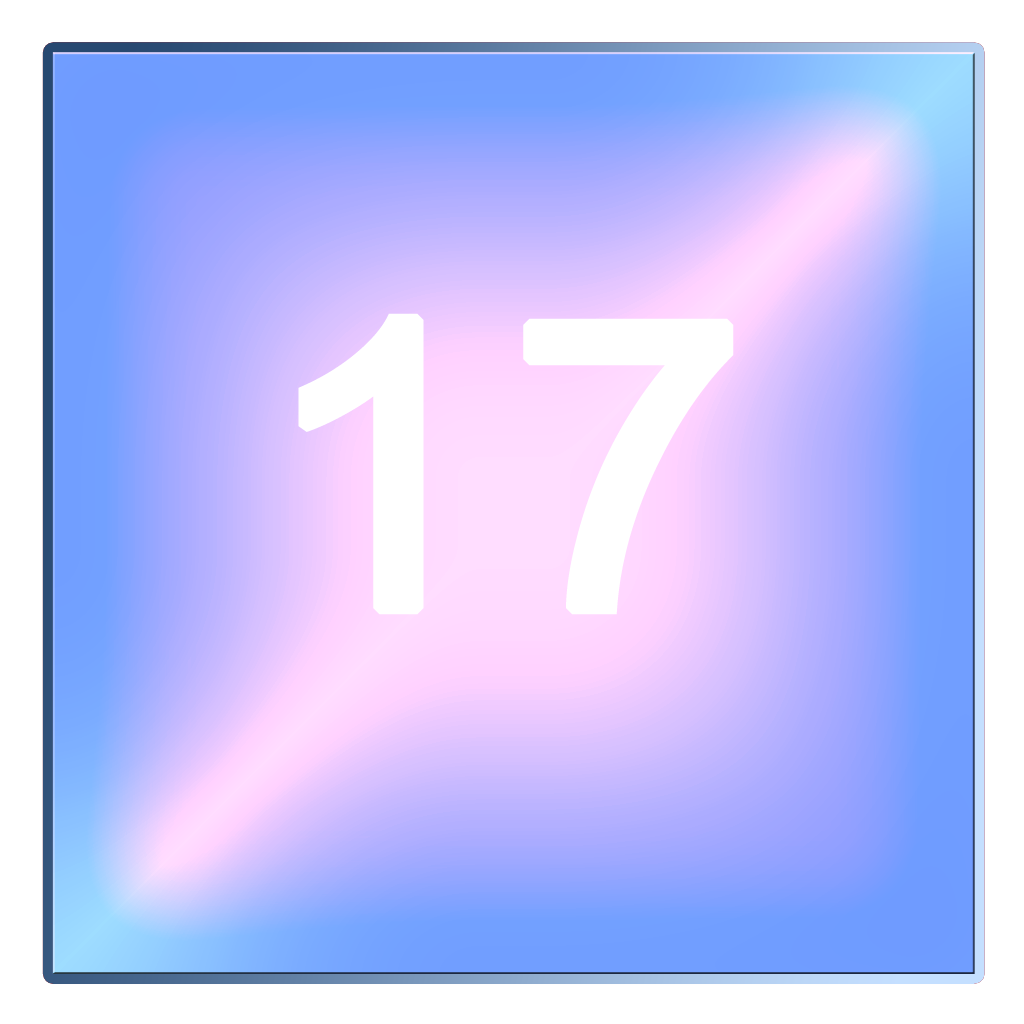
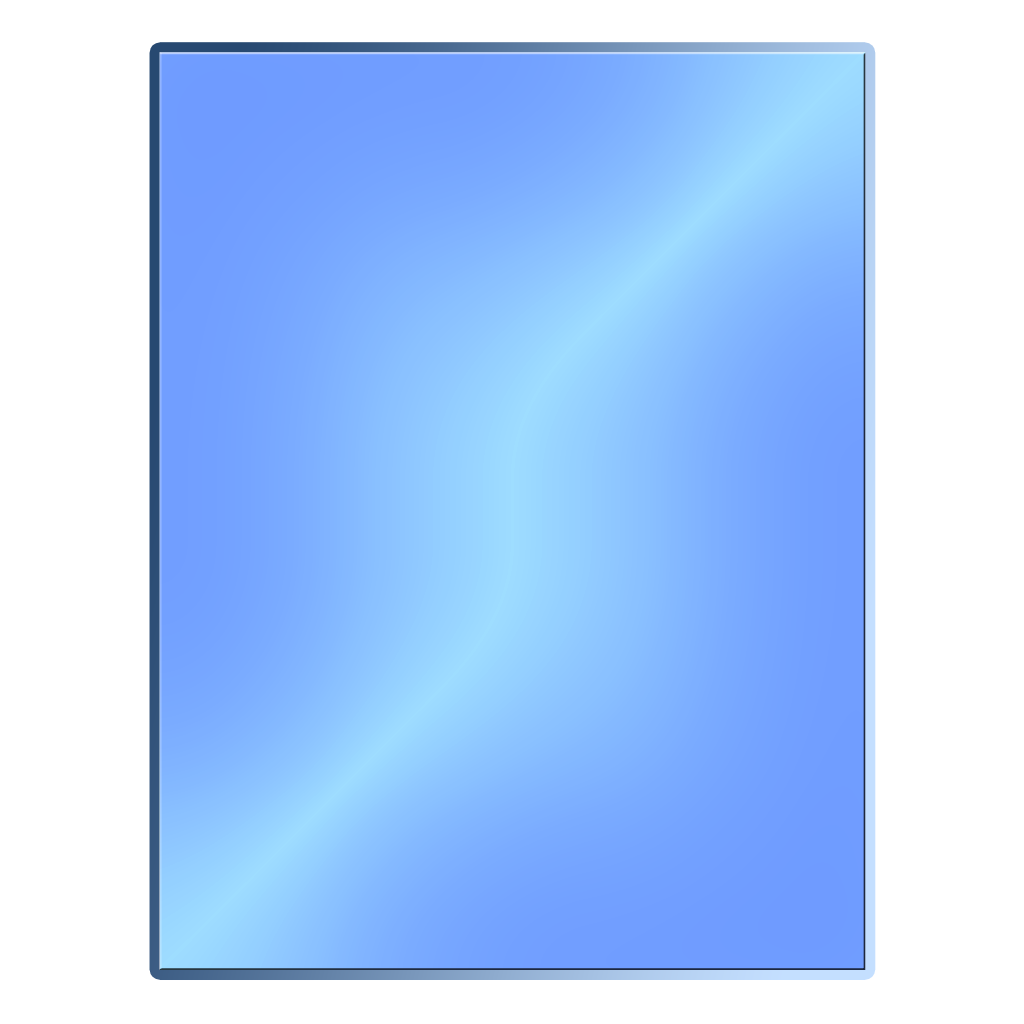
Two versions of the same layered image (1024×1024). Layer-by-layer changes:
removed layer "17" over bbox(298, 313, 734, 615)
removed layer "Shape 2 copy" (was overlay) over bbox(52, 52, 975, 974)
removed layer "Shape 2" (was luminosity) over bbox(52, 52, 975, 974)
added layer "Shape 5 copy 2" (overlay) above "Shape 5 copy" over bbox(159, 52, 866, 970)
added layer "Shape 5" above "Layer 0" over bbox(159, 52, 866, 970)
hid "Layer 0" over bbox(52, 52, 976, 976)
